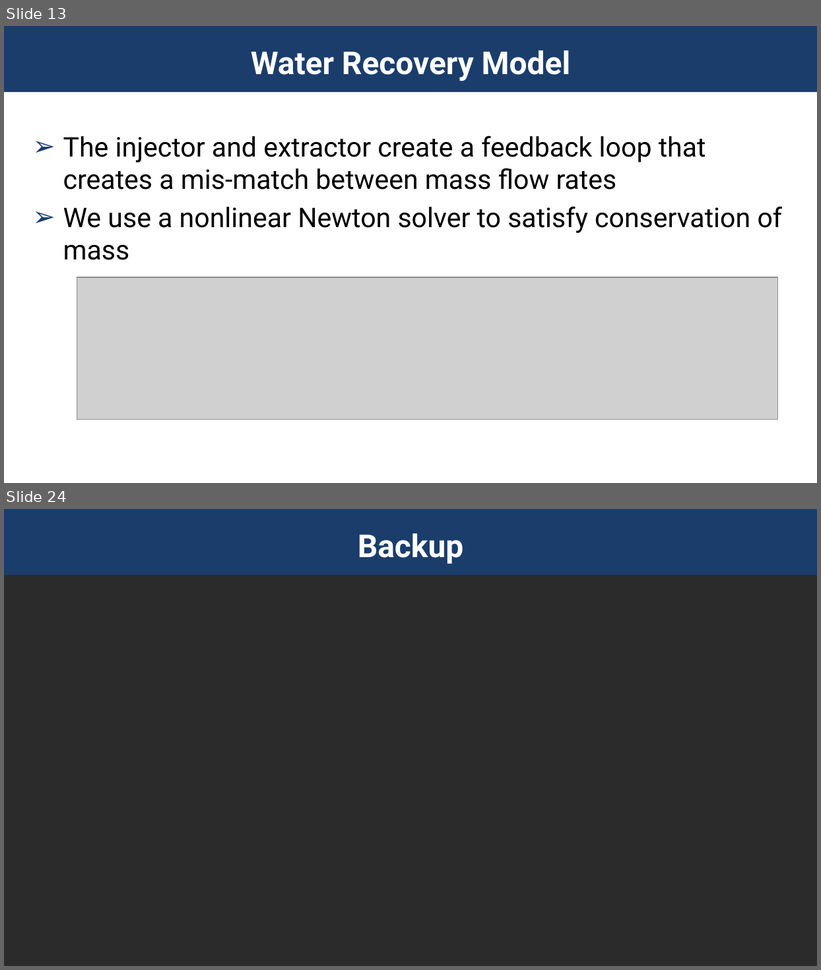
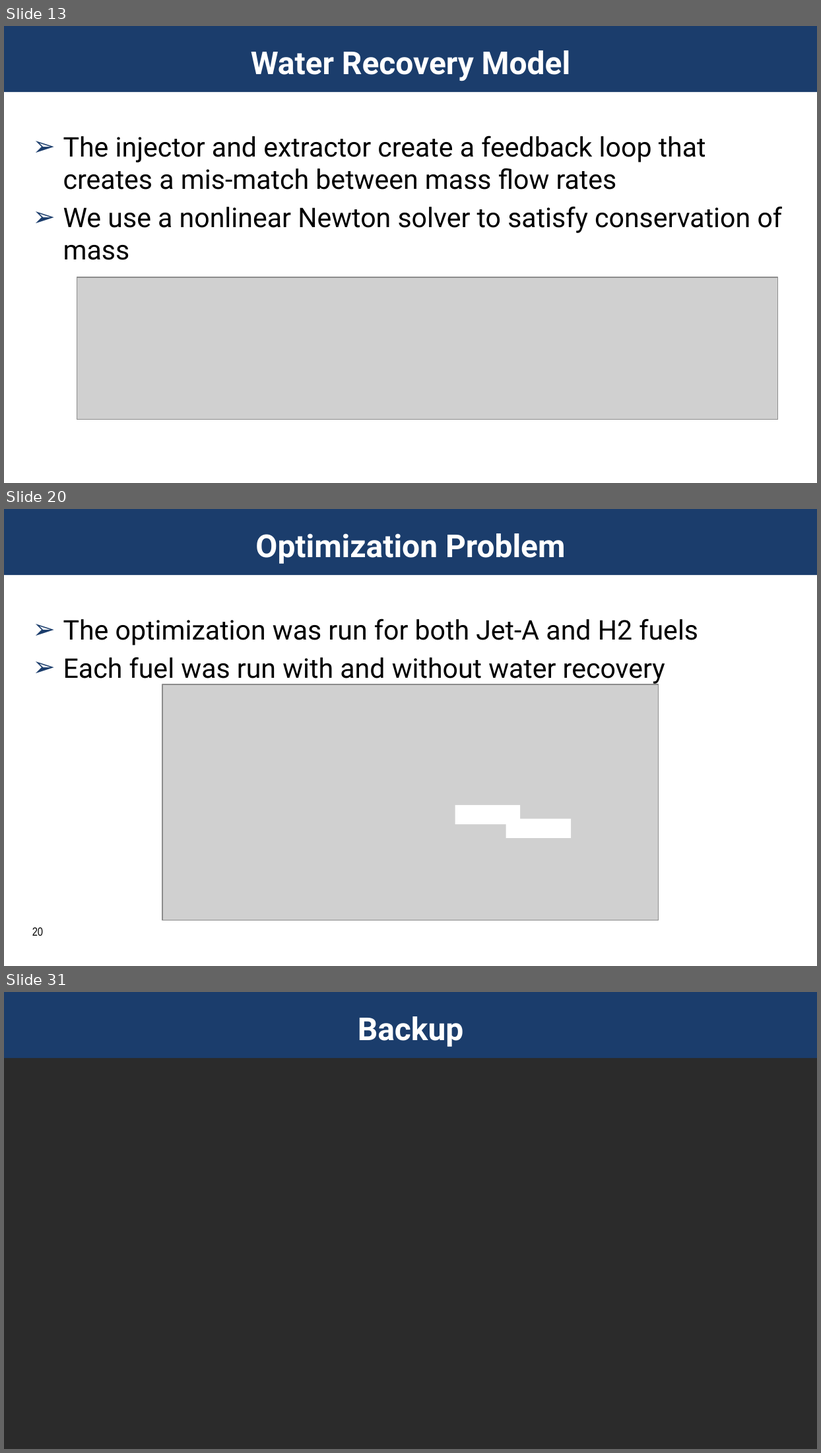
Before and after one commit to patma20/aviation2023-emissionProp, a slide deck: conference-slides/presentation.pptx. Shown one above the other, each under a label of ours: slides 13 and 24 before the commit, slides 13, 20 and 31 after it; the slides between them are not shown. The pictures are 821x970 and 821x1453 pixels, drawn with LibreOffice and Linux fonts; fonts in the diff are those of the drawing; grey boxes stand for pictures; background and template pictures are left out; a plain dark background stands for a picture behind light text. Boxes give left, top, right and bottom in pixels: in the first picture for what was removed or moved away, otherwise in the second. Text is boxed around its words. In the diff, an @@ line names an element or a change of style, - is before the commit and + after.

```diff
--- a/conference-slides/presentation.pptx
+++ b/conference-slides/presentation.pptx
@@ slide 20 added at [4, 509, 817, 966], background picture (left out); not listed: 1 template element that a slide beside it also shows @@
@@ title added at [255, 533, 566, 564], 28 pt, text #FFFFFF, bold @@
+Optimization Problem
@@ text added at [63, 619, 698, 685], 24 pt, text #000000 @@
+➢ The optimization was run for both Jet-A and H2 fuels
+➢ Each fuel was run with and without water recovery
@@ picture added at [162, 685, 659, 920] @@
@@ rectangle added at [455, 805, 520, 824], fill #FFFFFF @@
@@ rectangle added at [506, 819, 571, 838], fill #FFFFFF @@
@@ page number added at [32, 927, 43, 936], 10.5 pt, text #000000 @@
+20
@@ what was slide 24 is now slide 31 @@
```
Also in this commit, not shown: 10 slides changed, 10 other slides added, 4 slides removed, 3 other files.
